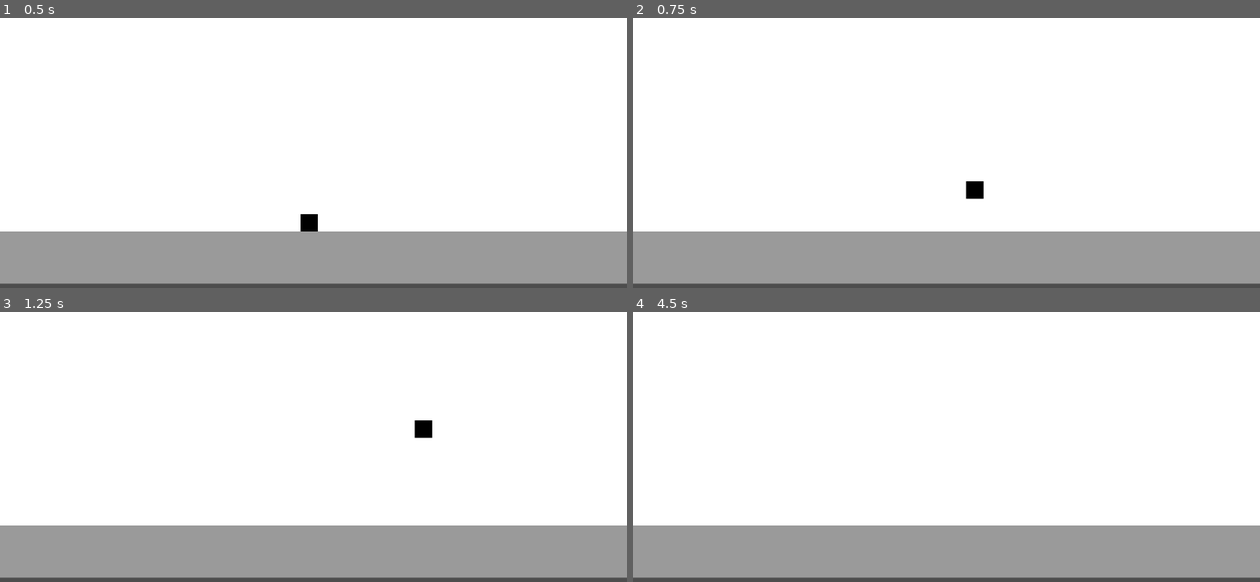
Above: before the commit, frames 1-4 (two rows, left to right).
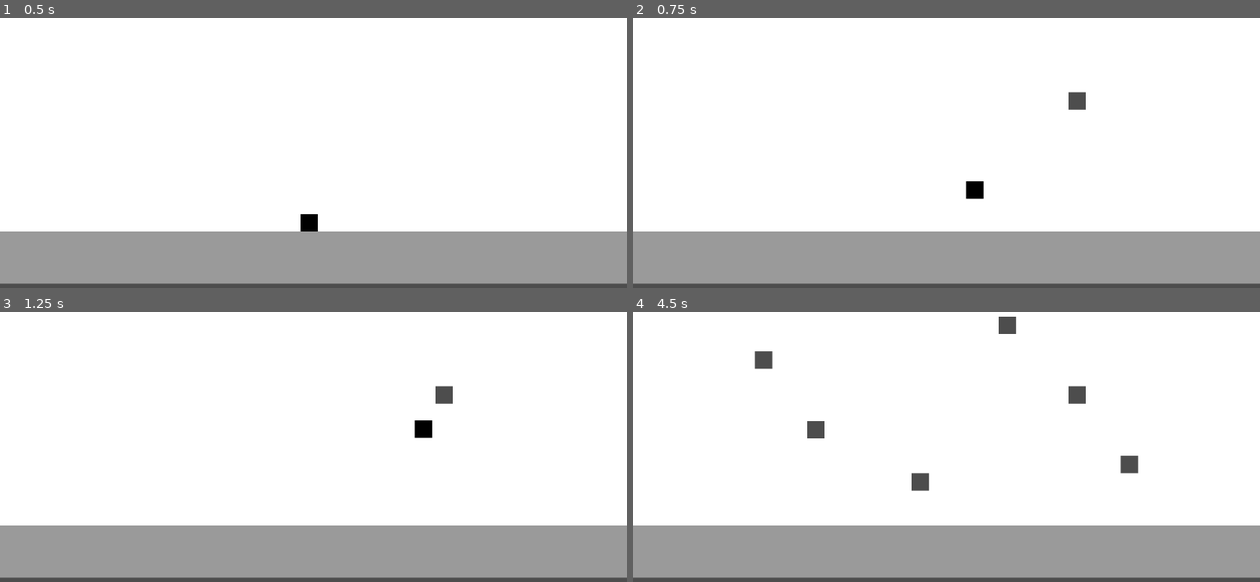
Above: after the commit, the same moments.

Repository: George-Washingtons-Children/NASA
Game: Godot game, scene res://Scenes/test_scene.tscn
Two runs of this game, one before a commit and one after it. Both use one fixed random seed, a clock stepped at 60 frames per second and the inputs below.
Inputs (mouse positions are in pixels of both pictures, inside the frame that each line leads up to):
- Up to frame 1 (0.5 s): no input
- Up to frame 2 (0.75 s): tap Enter (ui_accept) at 0.5 s; move the mouse to (1084, 93) at 0.52 s; hold Right (ui_right) from 0.53 s (still down); click (1084, 93) at 0.67 s
- Up to frame 3 (1.25 s): keep holding Right (ui_right); tap Enter (ui_accept) at 0.77 s
- Up to frame 4 (4.5 s): move the mouse to (821, 422) at 1.27 s; click (821, 422) at 1.42 s; tap Enter (ui_accept) at 1.52, 3.02, 3.77 s; move the mouse to (1009, 328) at 2.02 s; release Right (ui_right) at 2.03 s; hold Left (ui_left) 2.03-2.78 s; click (1009, 328) at 2.17 s; move the mouse to (915, 476) at 2.77 s; hold Right (ui_right) 2.78-4.28 s; click (915, 476) at 2.92 s; move the mouse to (1134, 457) at 3.52 s; click (1134, 457) at 3.67 s; move the mouse to (758, 352) at 4.27 s; hold Left (ui_left) from 4.28 s (still down); click (758, 352) at 4.42 s

Frame 1 is identical in both runs. In frame 2, 0.2% of the frame differs, in the area x 69-73%, y 27-35%; in frame 3, 0.2%; in frame 4, 1.1%, in the area x 19-81%, y 1-67%.

Commit message:
Erase tile on click

Diff:
--- /dev/null
+++ b/Prefabs/Levels/level_design.gd
@@ -0,0 +1,16 @@
+extends TileMap
+
+# Called when the node enters the scene tree for the first time.
+func _ready():
+	pass # Replace with function body.
+
+
+# Called every frame. 'delta' is the elapsed time since the previous frame.
+func _process(delta):
+	pass
+
+func _input(event):
+	if event is InputEventMouseButton:
+		if event.button_index == MOUSE_BUTTON_LEFT and event.pressed:
+			var tilepos = local_to_map(event.position)
+			erase_cell(0, tilepos)
--- a/Prefabs/Levels/level_design.tscn
+++ b/Prefabs/Levels/level_design.tscn
@@ -1,9 +1,11 @@
-[gd_scene load_steps=2 format=3 uid="uid://cmu8u2xsw2o55"]
+[gd_scene load_steps=3 format=3 uid="uid://cmu8u2xsw2o55"]
 
 [ext_resource type="TileSet" uid="uid://xckponfleb5" path="res://Sprites/Tilesets/test_set.tres" id="1_gecel"]
+[ext_resource type="Script" path="res://Prefabs/Levels/level_design.gd" id="2_6jhmd"]
 
 [node name="Level Design" type="TileMap" groups=["map"]]
 tile_set = ExtResource("1_gecel")
 format = 2
 layer_0/name = "walls"
 layer_0/tile_data = PackedInt32Array(0, 1, 0, 65536, 1, 0, 131072, 1, 0, 131073, 1, 0, 196609, 1, 0, 262145, 1, 0, 3276 …(9951 unchanged characters)…
+script = ExtResource("2_6jhmd")
--- /dev/null
+++ b/Prefabs/system_manager.tscn
@@ -0,0 +1,6 @@
+[gd_scene load_steps=2 format=3 uid="uid://7fpit5qtg3pi"]
+
+[ext_resource type="Script" path="res://Scripts/System Manager.gd" id="1_70cgf"]
+
+[node name="System Manager" type="Node2D"]
+script = ExtResource("1_70cgf")
--- a/System Manager.gd
+++ b/Scripts/System Manager.gd
@@ -8,4 +8,8 @@
 
 # Called every frame. 'delta' is the elapsed time since the previous frame.
 func _process(delta):
+	pass
+
+func returnMouse():
 	mousePos = get_global_mouse_position()
+	return mousePos
--- a/project.godot
+++ b/project.godot
@@ -15,6 +15,10 @@
 config/features=PackedStringArray("4.1", "Forward Plus")
 config/icon="res://icon.svg"
 
+[autoload]
+
+SystemManager="*res://Scripts/System Manager.gd"
+
 [physics]
 
 2d/default_gravity=139.857
